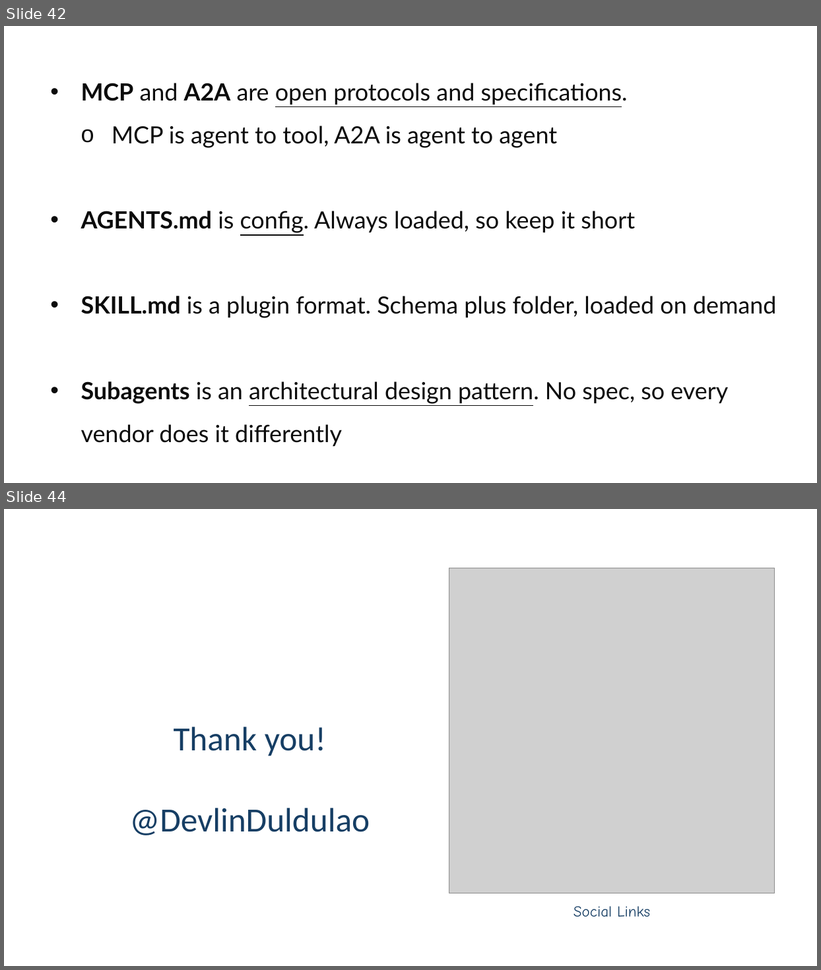
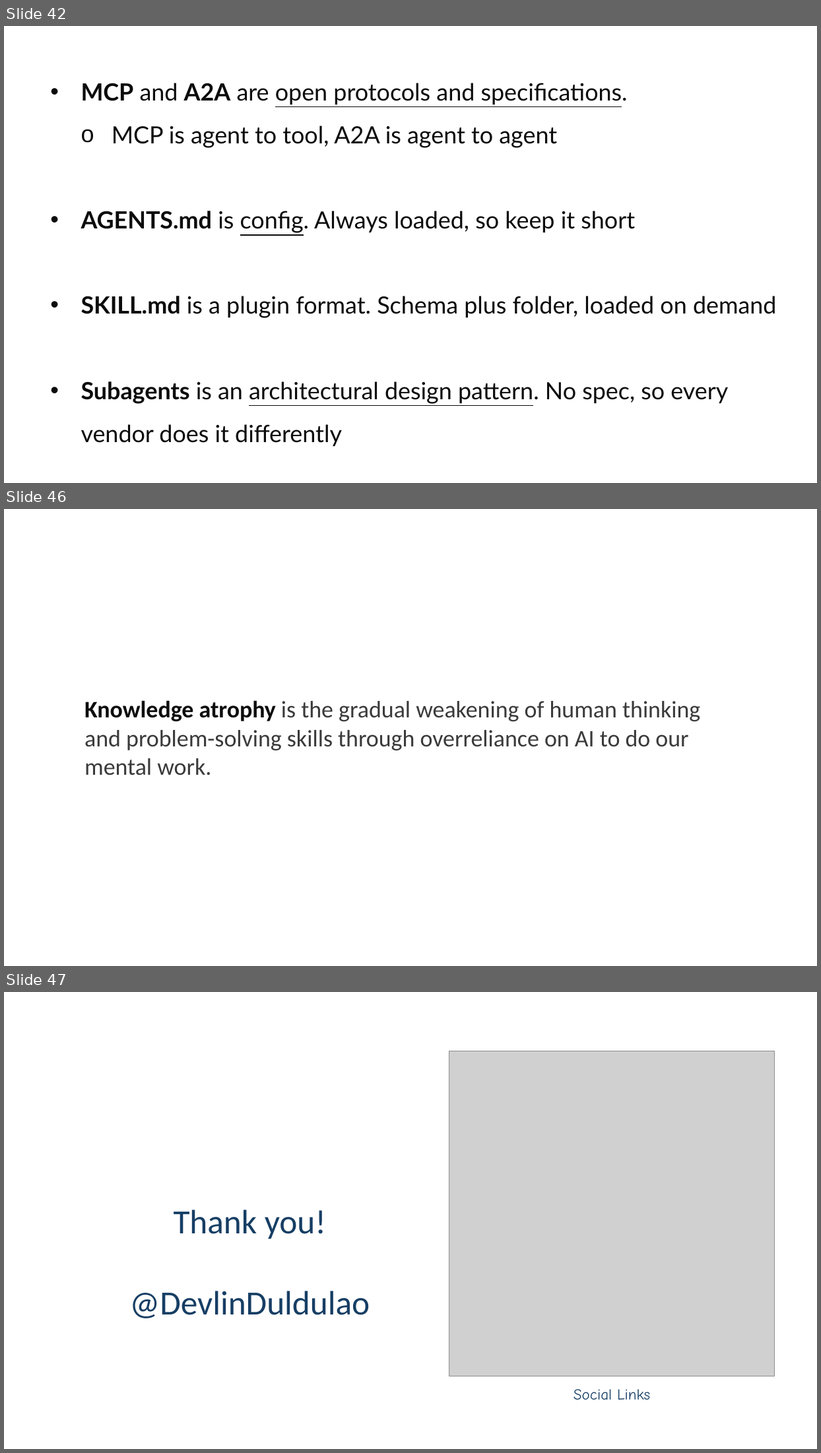
Before and after one commit to devlinduldulao/agents-and-skill-demo, a slide deck: ai-agent-terms-full-talk.pptx. Shown one above the other, each under a label of ours: slides 42 and 44 before the commit, slides 42, 46 and 47 after it; the slides between them are not shown. The pictures are 821x970 and 821x1453 pixels, drawn with LibreOffice and Linux fonts; fonts in the diff are those of the drawing; grey boxes stand for pictures. Boxes give left, top, right and bottom in pixels: in the first picture for what was removed or moved away, otherwise in the second. Text is boxed around its words. In the diff, an @@ line names an element or a change of style, - is before the commit and + after.

```diff
--- a/ai-agent-terms-full-talk.pptx
+++ b/ai-agent-terms-full-talk.pptx
@@ slide 46 added at (4,509,817,966), background #FFFFFF @@
@@ text added at (85,700,700,776), 28 pt, text #3A3A3A @@
+Knowledge atrophy is the gradual weakening of human thinking and problem-solving skills through overreliance on AI to do our mental work.
@@ what was slide 44 is now slide 47 @@
```
Also in this commit, not shown: 2 slides changed, 2 other slides added.
